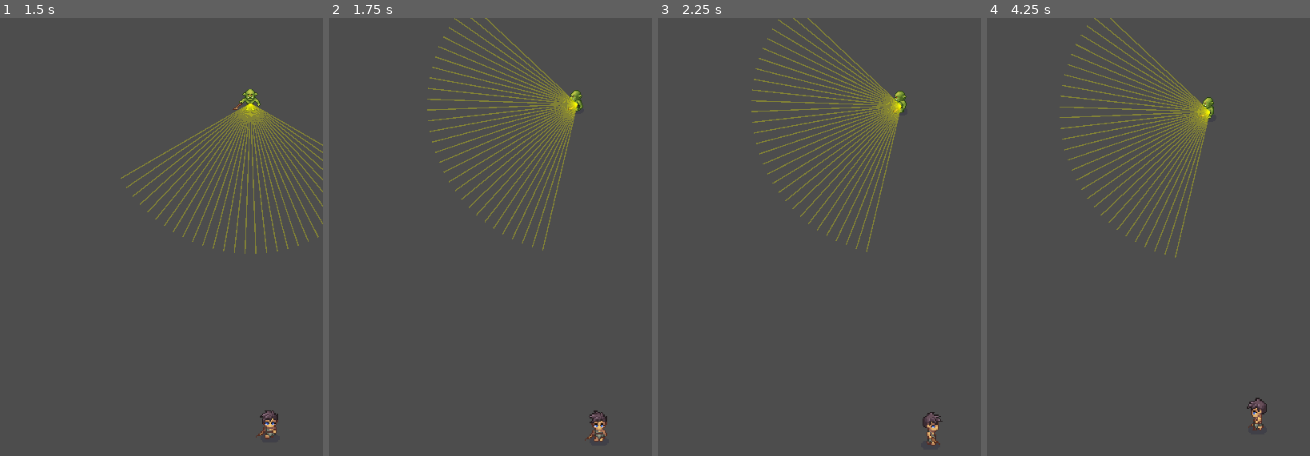
Above: before the commit, frames 1-4 (left to right).
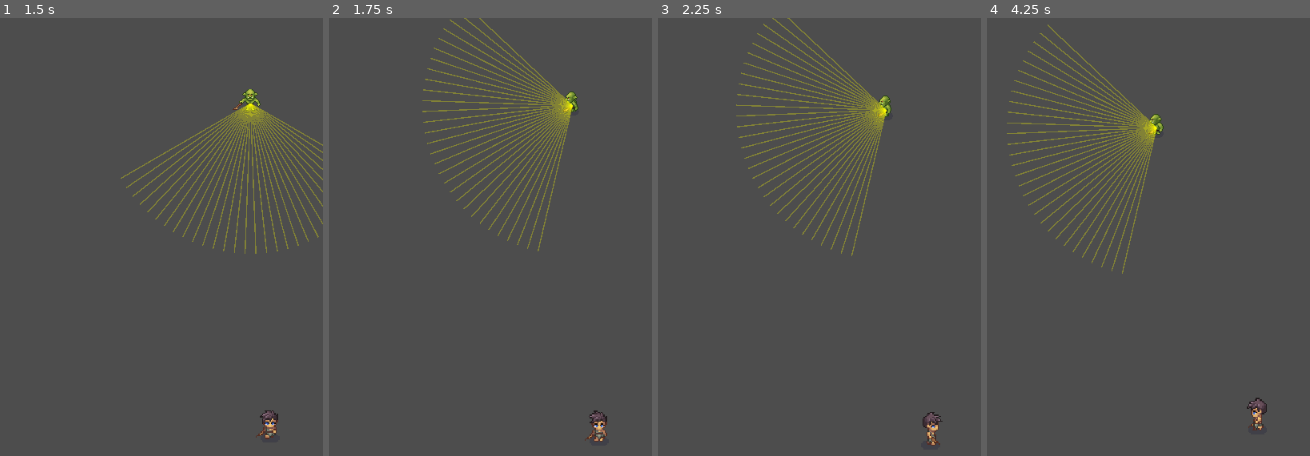
Above: after the commit, the same moments.

Repository: thorlorick/TheWhiteoutGame
Game: Godot game, scene res://scenes/level_one.tscn
Same seed, same stepped clock (60 frames per second), same inputs: the game is played once before the commit and once after it. The project has no main scene, so this scene is started directly.
Inputs:
- Up to frame 1 (1.5 s): tap Enter at 0.5 s; hold D (walk_right) 0.53-1.28 s; tap J (run) at 0.6, 1.35 s; tap Space at 1.25 s; hold S (walk_down) from 1.28 s (still down)
- Up to frame 2 (1.75 s): keep holding S (walk_down)
- Up to frame 3 (2.25 s): release S (walk_down) at 2.03 s; hold D (walk_right) from 2.03 s (still down); tap K (run_attack) at 2.1 s
- Up to frame 4 (4.25 s): tap J (run) at 2.3, 2.85, 3.6 s; release D (walk_right) at 2.78 s; hold W (walk_up) 2.78-3.53 s; hold A (walk_left) from 3.53 s (still down)

Frame 1 is identical in both runs. In frame 2, 5.0% of the frame differs, in the area x 28-79%, y 0-54%; in frame 3, 5.4%; in frame 4, 6.5%, in the area x 6-71%, y 0-59%.

Commit message:
fixed run, but need to fix reflex setting speed and get urge state needs to go

Diff:
--- a/scenes/enemy_orc.tscn
+++ b/scenes/enemy_orc.tscn
@@ -277,7 +277,6 @@
 
 [node name="SpeedComponent" type="Node" parent="." unique_id=1475648298]
 script = ExtResource("8_vckl6")
-run_speed = 80.0
 
 [node name="KnockbackComponent" type="Node" parent="." unique_id=1531630033]
 script = ExtResource("15_ut45h")
--- a/scripts/enemyScripts/ai_move_component.gd
+++ b/scripts/enemyScripts/ai_move_component.gd
@@ -45,8 +45,9 @@
 
 # -----------------------------------------------------------------------------
 func set_speed(value: float) -> void:
+	if value != speed:
+		print(">>> SPEED SET: %.1f" % speed)
 	speed = value
-	print(">>> SPEED SET: %.1f" % speed)
 
 # -----------------------------------------------------------------------------
 func set_running(value: bool) -> void:
--- a/scripts/enemyScripts/guard_agent.gd
+++ b/scripts/enemyScripts/guard_agent.gd
@@ -143,6 +143,7 @@
 	_tick_combat_meter(delta)
 	_tick_in_range()
 	_tick_curiosity_state()
+	_tick_run_state()
 
 	var guard_state: String = _get_urge_state()
 	urge.tick(delta, guard_state)
@@ -197,17 +198,16 @@
 
 # -----------------------------------------------------------------------------
 # _tick_run_state
-# If hunting and curiosity is high enough, the guard runs.
+# If curiosity is high enough, the guard runs.
 # Personality determines how quickly curiosity builds, so run threshold
 # is reached faster on curious guards.
 # -----------------------------------------------------------------------------
-func _tick_run_state(is_hunting: bool) -> void:
-	if not is_hunting:
-		ai_move_component.set_running(false)
-		return
-	if urge.get_curiosity_urge() >= 0.8:
+func _tick_run_state() -> void:
+	if urge.get_curiosity_urge() >= 0.2:
+		ai_move_component.set_speed(speed_component.get_run_speed())
 		ai_move_component.set_running(true)
 	else:
+		ai_move_component.set_speed(speed_component.get_chase_speed())
 		ai_move_component.set_running(false)
 
 # -----------------------------------------------------------------------------
@@ -228,21 +228,21 @@
 # -----------------------------------------------------------------------------
 func _get_urge_state() -> String:
 	if world_state.get_state("meter_is_full"):
-		_tick_run_state(false)
+		_tick_run_state()
 		return "fighting"
 	if world_state.get_state("sees_target"):
-		_tick_run_state(true)
+		_tick_run_state()
 		return "hunting"
 	if world_state.get_state("threat_nearby"):
-		_tick_run_state(false)
+		_tick_run_state()
 		return "threatened"
 	if world_state.get_state("target_lost"):
-		_tick_run_state(false)
+		_tick_run_state()
 		return "working"
 	if world_state.get_state("at_home"):
-		_tick_run_state(false)
+		_tick_run_state()
 		return "safe"
-	_tick_run_state(false)
+	_tick_run_state()
 	return "working"
 
 # -----------------------------------------------------------------------------
